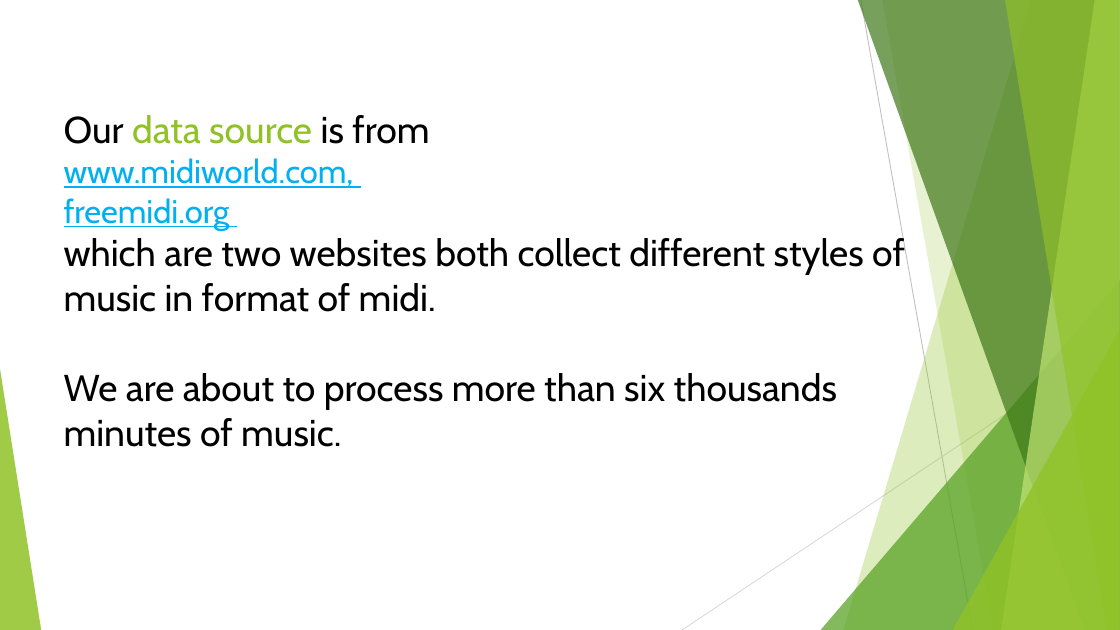
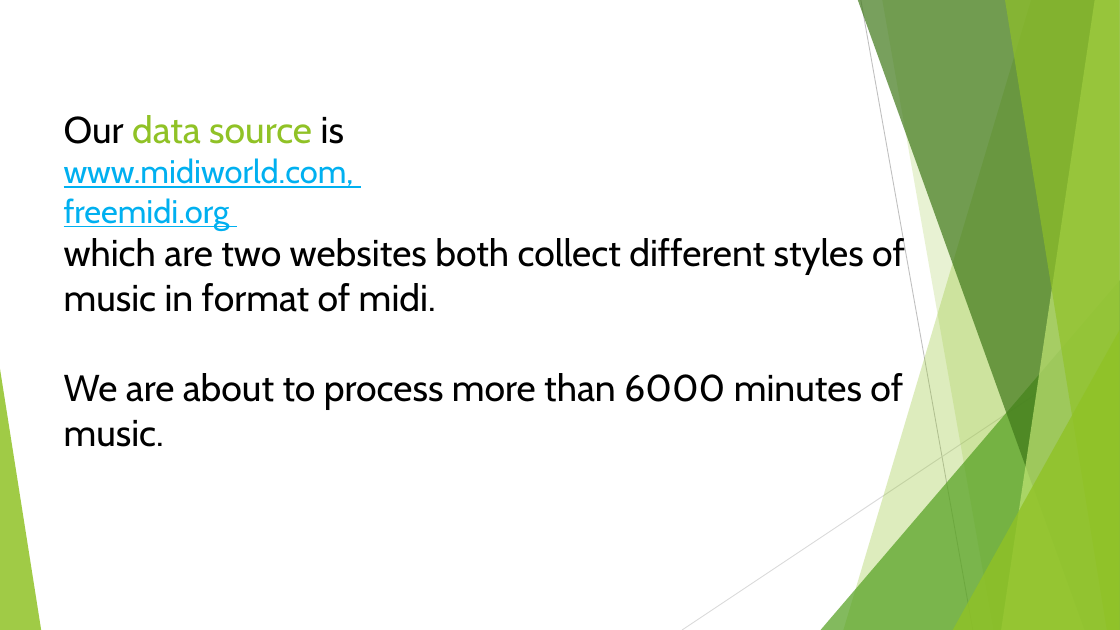
Before and after one commit to yingy4/Team4-Final-Project, a slide deck: slide 4 of smart music composer.pptx. Drawn at 1120x630 pixels with LibreOffice and Linux fonts; fonts in the diff are those of the drawing. Boxes give left, top, right and bottom in pixels: in the first picture for what was removed or moved away, otherwise in the second. Text is boxed around its words. In the diff, an @@ line names an element or a change of style, - is before the commit and + after.

```diff
--- a/smart music composer.pptx
+++ b/smart music composer.pptx
@@ title at box(64, 115, 905, 447): text changed @@
-Our data source is from
-www.midiworld.com,
-freemidi.org
-which are two websites both collect different styles of music in format of midi.
-We are about to process more than six thousands minutes of music.
+Our data source is
+www.midiworld.com,
+freemidi.org
+which are two websites both collect different styles of music in format of midi.
+We are about to process more than 6000 minutes of music.
```
Also in this commit, not shown: 6 other slides changed, 1 other file.
